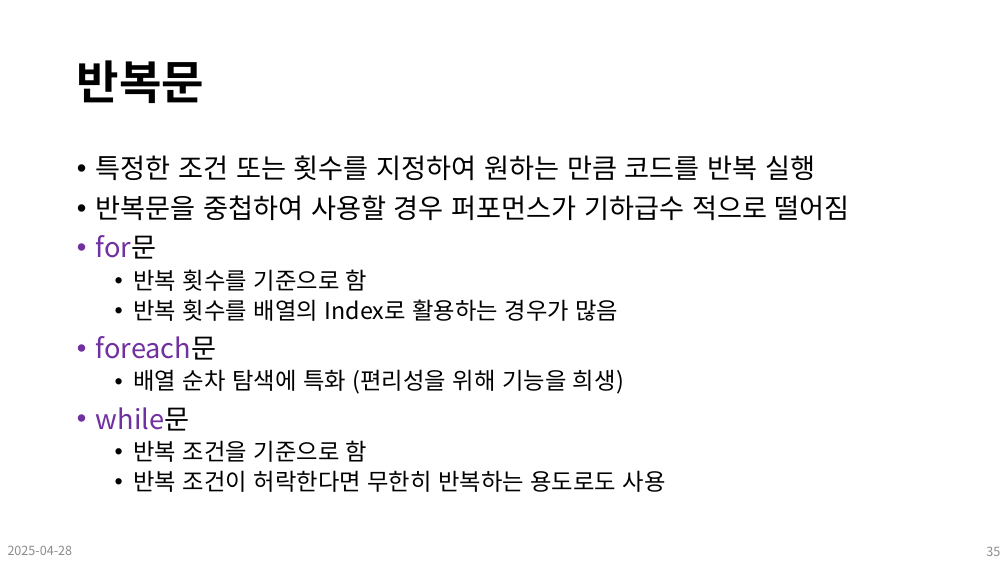
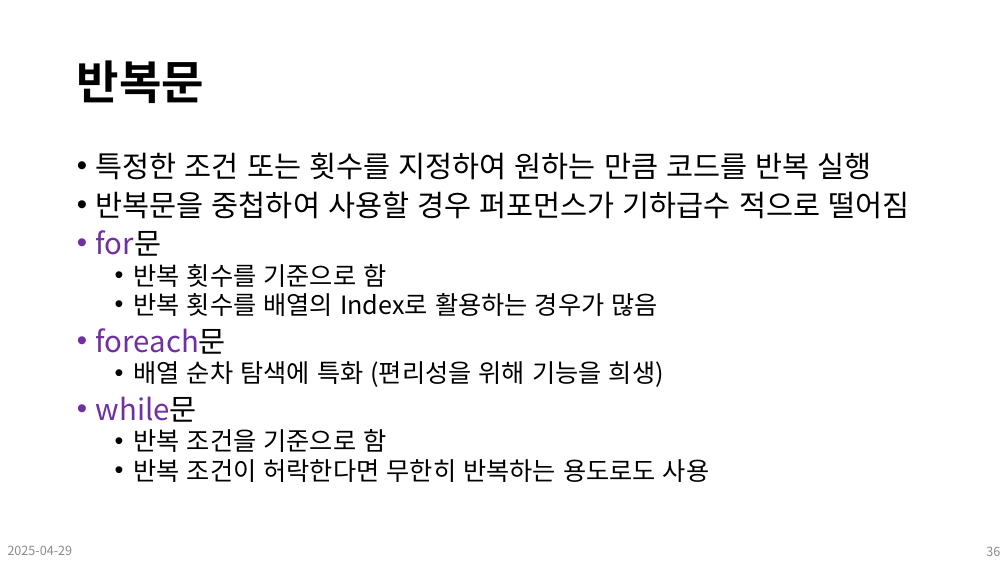
Before and after one commit to Leader-Lesson/KDT_SF_Short_5th, a slide deck: slide 36 of material/09_CSharp_기본문법 (배열, 문자열, 함수, 조건문, 반복문).pptx (slide 35 before the commit). Drawn at 1008x567 pixels with LibreOffice and Linux fonts; fonts in the diff are those of the drawing; background and template pictures are left out. Boxes give left, top, right and bottom in pixels: in the first picture for what was removed or moved away, otherwise in the second. Text is boxed around its words. In the diff, an @@ line names an element or a change of style, - is before the commit and + after.

Commit message:
lecture: 250429

```diff
--- a/material/09_CSharp_기본문법 (배열, 문자열, 함수, 조건문, 반복문).pptx
+++ b/material/09_CSharp_기본문법 (배열, 문자열, 함수, 조건문, 반복문).pptx
@@ text "특정한 조건 또는 횟수를 지정하여 ..." at bbox=[96, 152, 909, 482]: size 25.9 to 28 pt in "특정한 조건 또는 횟수를 지정하여 원하는 만큼 ...", "반복문을 중첩하여 사용할 경우 퍼포먼스가 기하급수 적으로 ...", "for문", "foreach문" and 1 more places; size 22.2 to 24 pt in "반복 횟수를 기준으로 함", "반복 횟수를 배열의 Index로 활용하는 경우가 많음", "배열 순차 탐색에 특화 (편리성을 위해 기능을 ...", "반복 조건을 기준으로 함" and 1 more places; line spacing 0.9 to 0.8 @@
@@ page number at bbox=[986, 547, 1000, 556]: text changed @@
-35
+36
```
Also in this commit, not shown: 44 other slides changed, 1 slide added, 42 other files.
